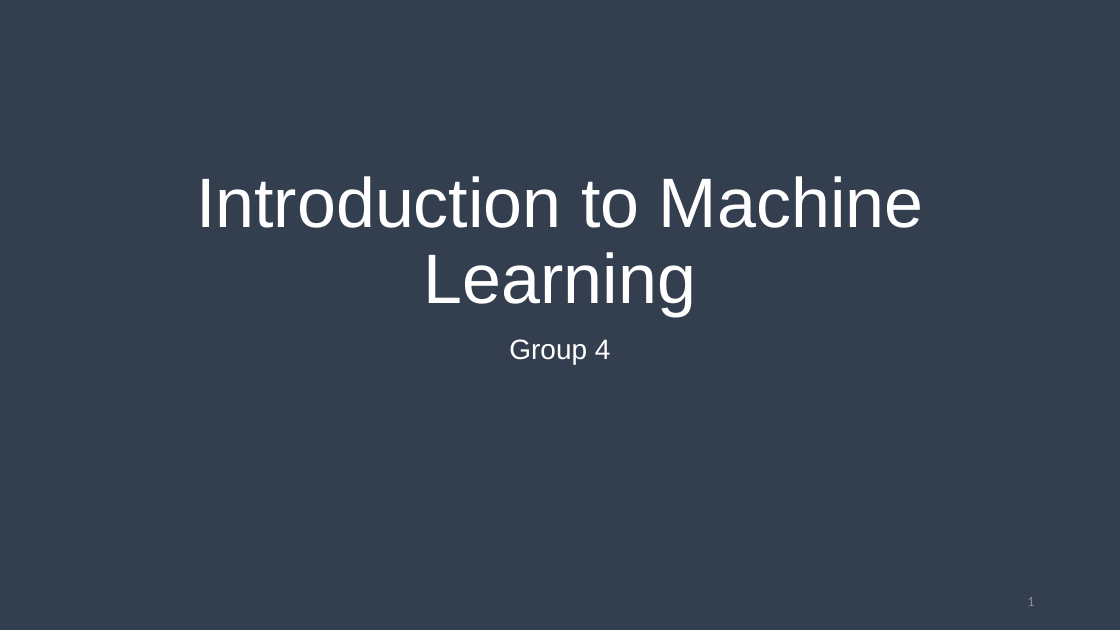
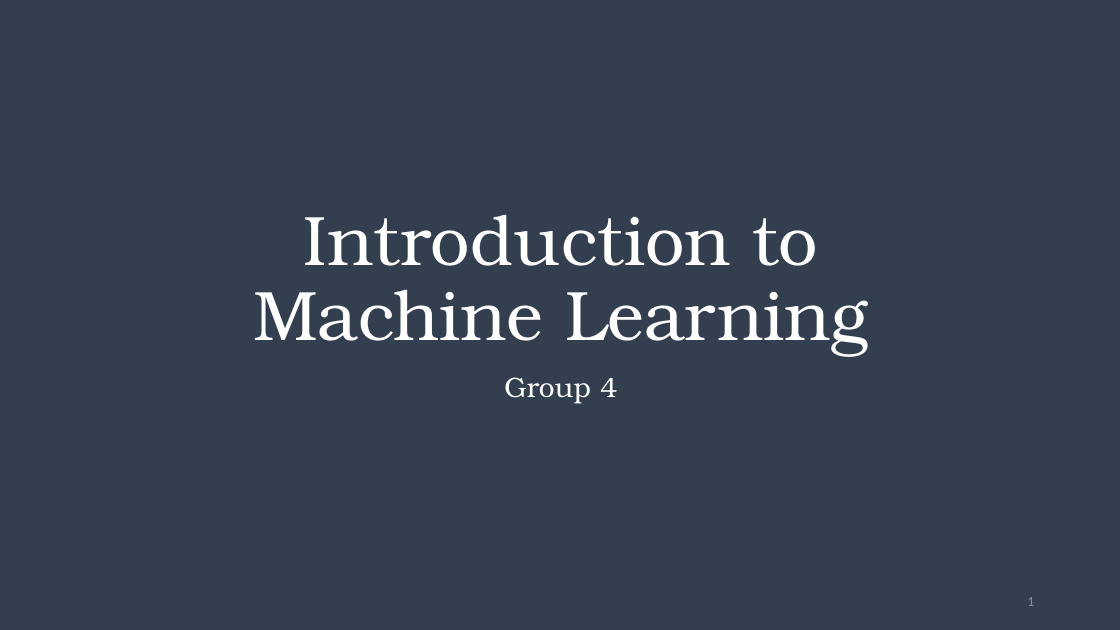
Before and after one commit to liamti5/Real-Estate-Price-Class-Estimation-UZH, a slide deck: slide 1 of Introduction to Machine Learning.pptx. Drawn at 1120x630 pixels with LibreOffice and Linux fonts; fonts in the diff are those of the drawing. Boxes give left, top, right and bottom in pixels: in the first picture for what was removed or moved away, otherwise in the second. Text is boxed around its words. In the diff, an @@ line names an element or a change of style, - is before the commit and + after.

```diff
--- a/Introduction to Machine Learning.pptx
+++ b/Introduction to Machine Learning.pptx
@@ title "Introduction to Machine Learning": place and size @@
-title "Introduction to Machine Learning" at (196,176,924,316)
+title "Introduction to Machine Learning" at (253,215,869,357)
@@ title "Introduction to Machine Learning" at (253,215,869,357): font Arial to TeX Gyre Bonum @@
@@ subtitle "Group 4": place and size @@
-subtitle "Group 4" at (509,339,611,364)
+subtitle "Group 4" at (504,377,617,403)
@@ subtitle "Group 4" at (504,377,617,403): font Arial to TeX Gyre Bonum @@
```
Also in this commit, not shown: 8 other slides changed, 1 slide added, 2 other files.
